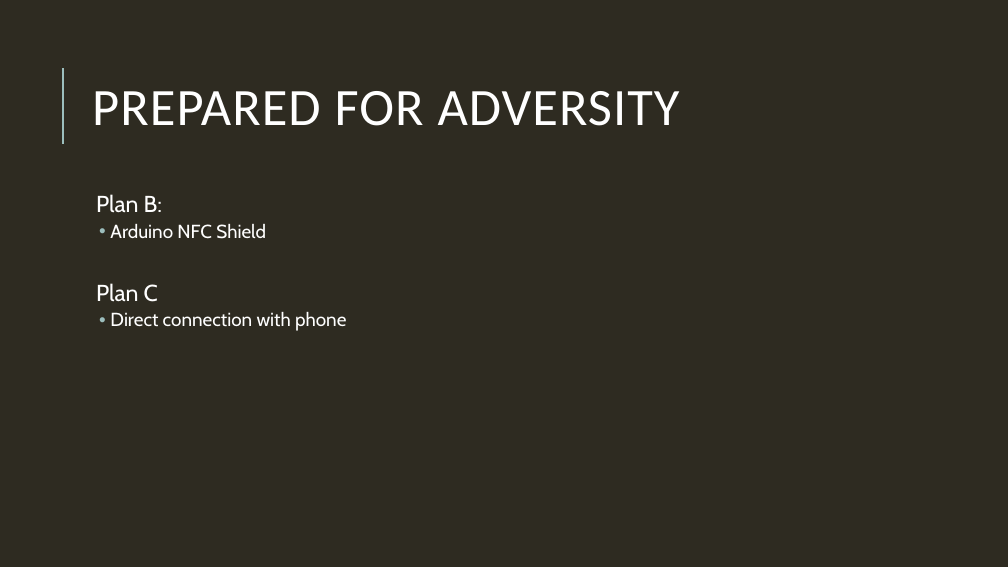
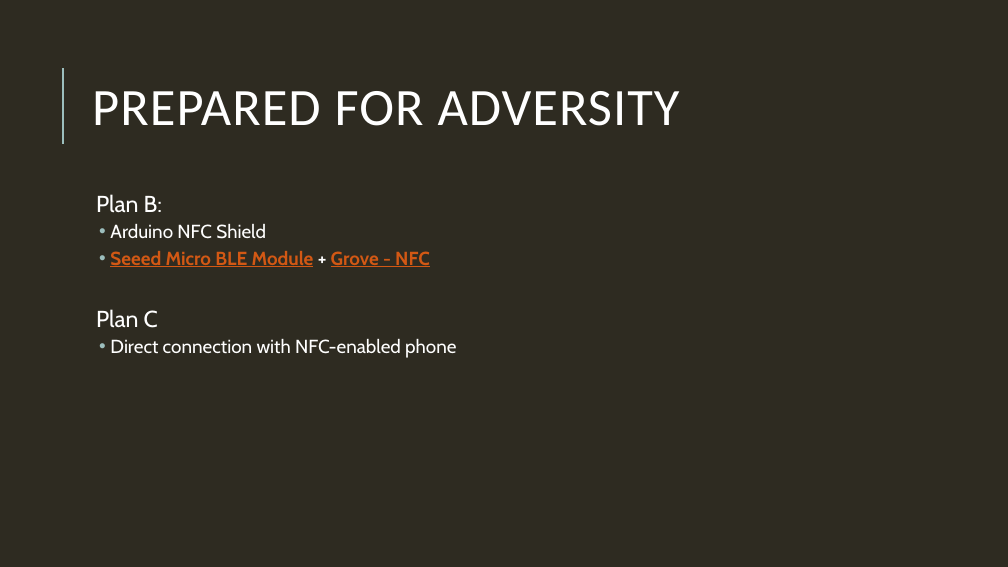
Before and after one commit to Uni-Freiburg-Wearable-Devices-WS14/Wearables_Project_Mobile, a slide deck: slide 4 of Intro_Presentation.pptx. Drawn at 1008x567 pixels with LibreOffice and Linux fonts; fonts in the diff are those of the drawing. Boxes give left, top, right and bottom in pixels: in the first picture for what was removed or moved away, otherwise in the second. Text is boxed around its words. In the diff, an @@ line names an element or a change of style, - is before the commit and + after.

```diff
--- a/Intro_Presentation.pptx
+++ b/Intro_Presentation.pptx
@@ text at <box>110,251,430,267</box>: paragraph added @@
+  • Seeed Micro BLE Module + Grove - NFC
@@ text at <box>110,339,456,358</box>: text changed @@
-  • Direct connection with phone
+  • Direct connection with NFC-enabled phone
```
Also in this commit, not shown: 4 other slides changed, 1 other file.
